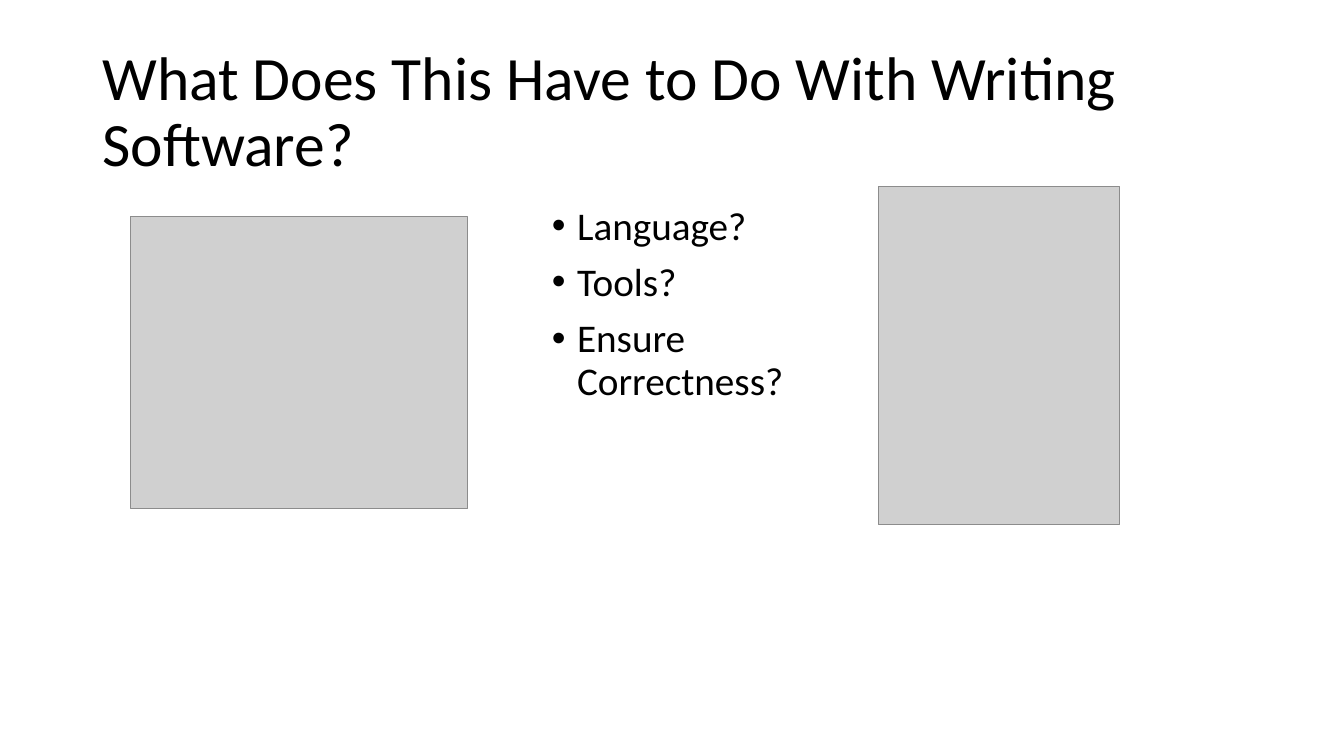
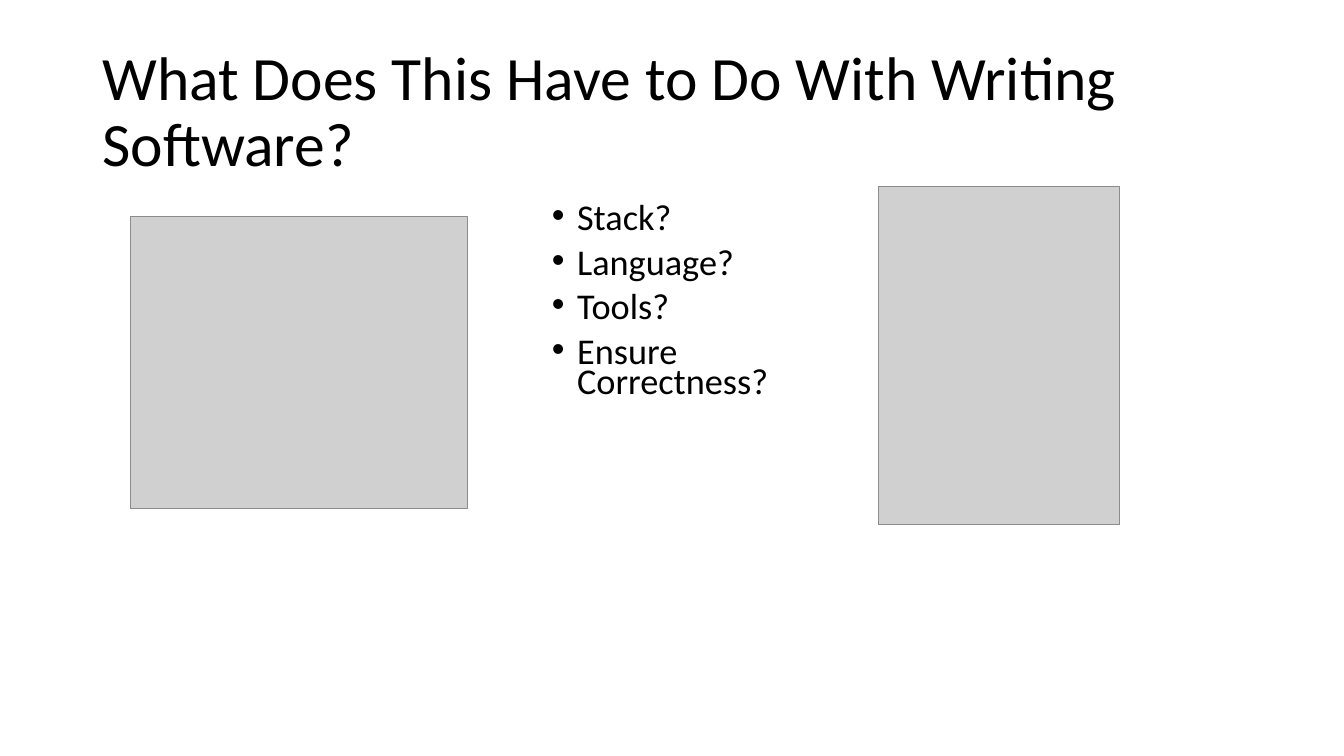
Before and after one commit to jamessdixon/REPL-Driven-Development, a slide deck: slide 14 of REPL-Driven-Development.pptx. Drawn at 1344x756 pixels with LibreOffice and Linux fonts; fonts in the diff are those of the drawing; grey boxes stand for pictures. Boxes give left, top, right and bottom in pixels: in the first picture for what was removed or moved away, otherwise in the second. Text is boxed around its words. In the diff, an @@ line names an element or a change of style, - is before the commit and + after.

```diff
--- a/REPL-Driven-Development.pptx
+++ b/REPL-Driven-Development.pptx
@@ text at bbox=[577, 204, 671, 231]: paragraph added @@
+• Stack?
@@ text at bbox=[577, 250, 768, 395]: size 28 to 25.9 pt in "Language?", "Tools?", "Ensure Correctness?"; line spacing 0.9 to 0.7 @@
```
Also in this commit, not shown: 5 other slides changed, 7 slides removed.
